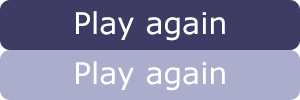
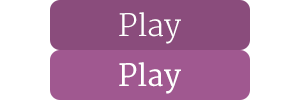
Layers edited between the first and the second 300 x 100 image:
added group "play" (1st of 2) with 4 layers above "normal" over [50, 0, 250, 100]
added layer "Play" (1st of 2, in "play") in group "play" over [119, 12, 181, 44]
added layer "Rounded Rectangle 1" (1st of 2, in "play") in group "play" over [50, 0, 250, 50]
added layer "Play" (2nd of 2, in "play") in group "play" over [119, 62, 181, 94]
added layer "hover" (1st of 2, in "play") in group "play" over [50, 50, 250, 100]
hid group "normal" (2 layers) over [0, 0, 300, 50]
hid group "hover" (2nd of 2) (3 layers) over [0, 50, 300, 100]
hid "Play again copy" over [76, 61, 225, 91]
hid "Rounded Rectangle 1 copy" over [0, 50, 300, 100]
